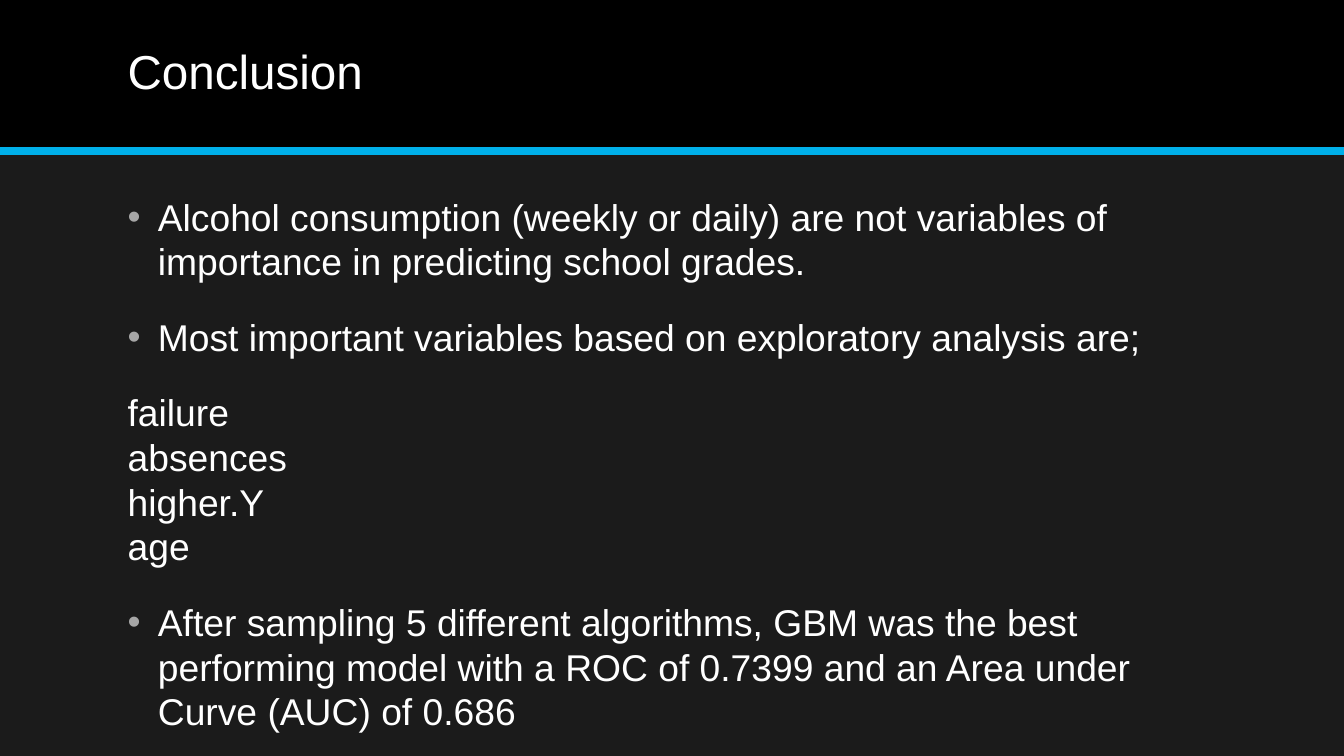
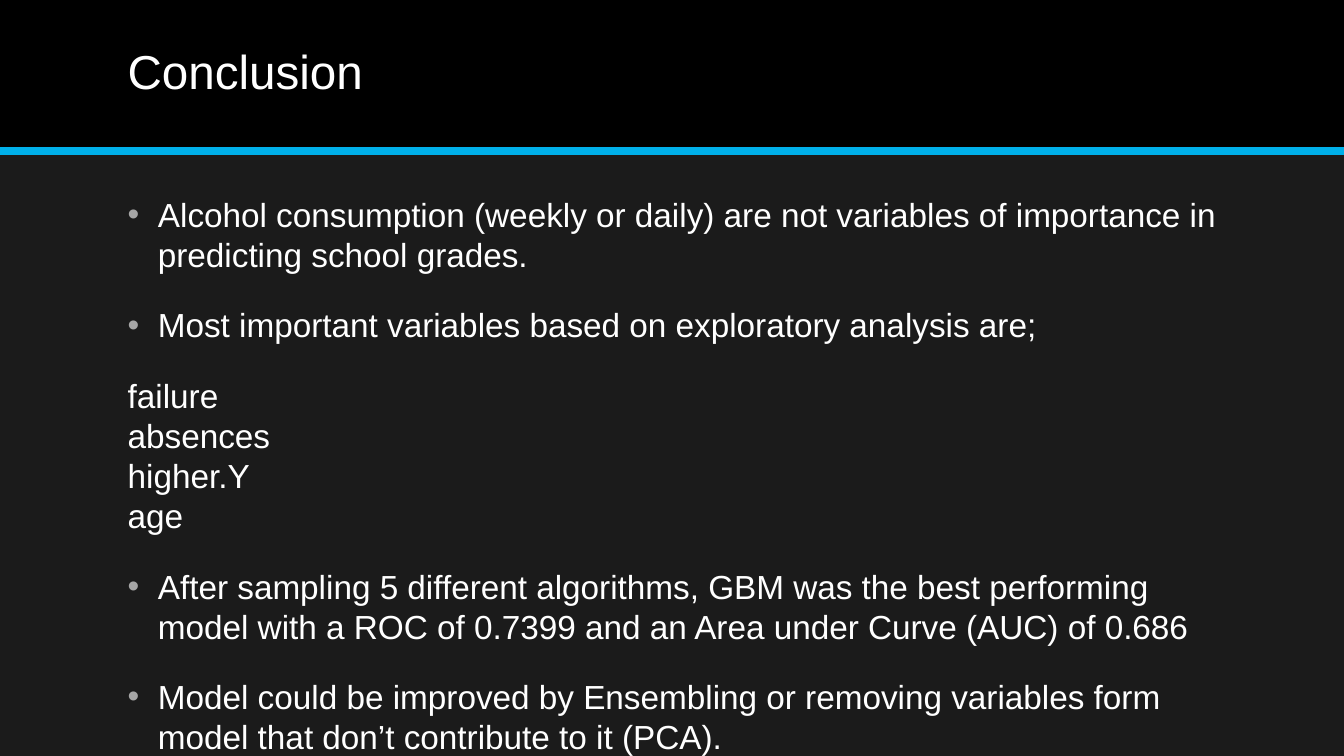
Before and after one commit to aajunwa/capstone, a slide deck: slide 21 of Student Alcohol Consumption Data Science Project.pptx. Drawn at 1344x756 pixels with LibreOffice and Linux fonts; fonts in the diff are those of the drawing. Boxes give left, top, right and bottom in pixels: in the first picture for what was removed or moved away, otherwise in the second. Text is boxed around its words. In the diff, an @@ line names an element or a change of style, - is before the commit and + after.

Commit message:
finished conclusion

```diff
--- a/Student Alcohol Consumption Data Science Project.pptx
+++ b/Student Alcohol Consumption Data Science Project.pptx
@@ text at (x1=128, y1=203, x2=1216, y2=645): size 26.6 to 23.8 pt in "Alcohol consumption (weekly or daily) are not ...", "Most important variables based on exploratory analysis ...", "failure absences higher.Y age", "After sampling 5 different algorithms, GBM was ..." @@
@@ text at (x1=158, y1=685, x2=1161, y2=756): paragraph added @@
+• Model could be improved by Ensembling or removing variables form model that don’t contribute to it (PCA).
```
